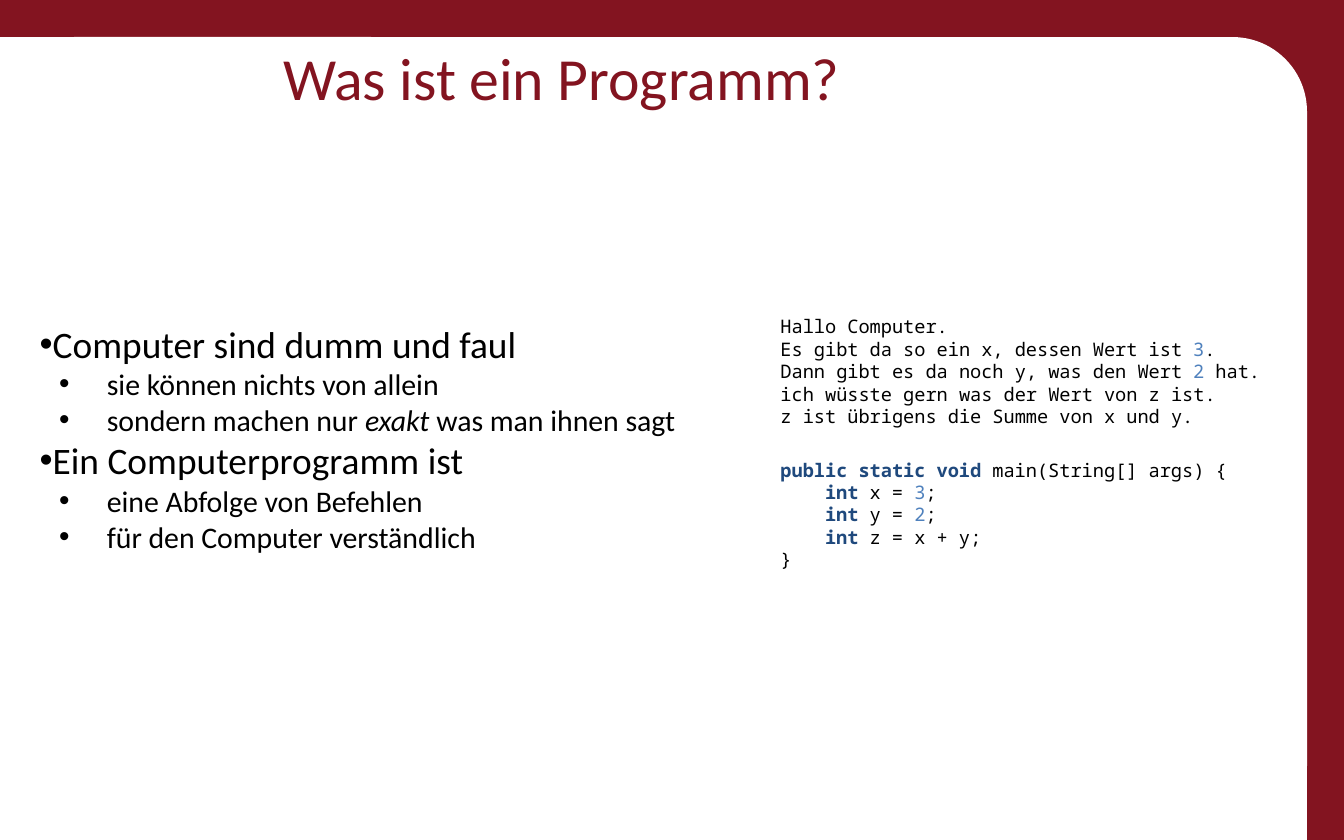
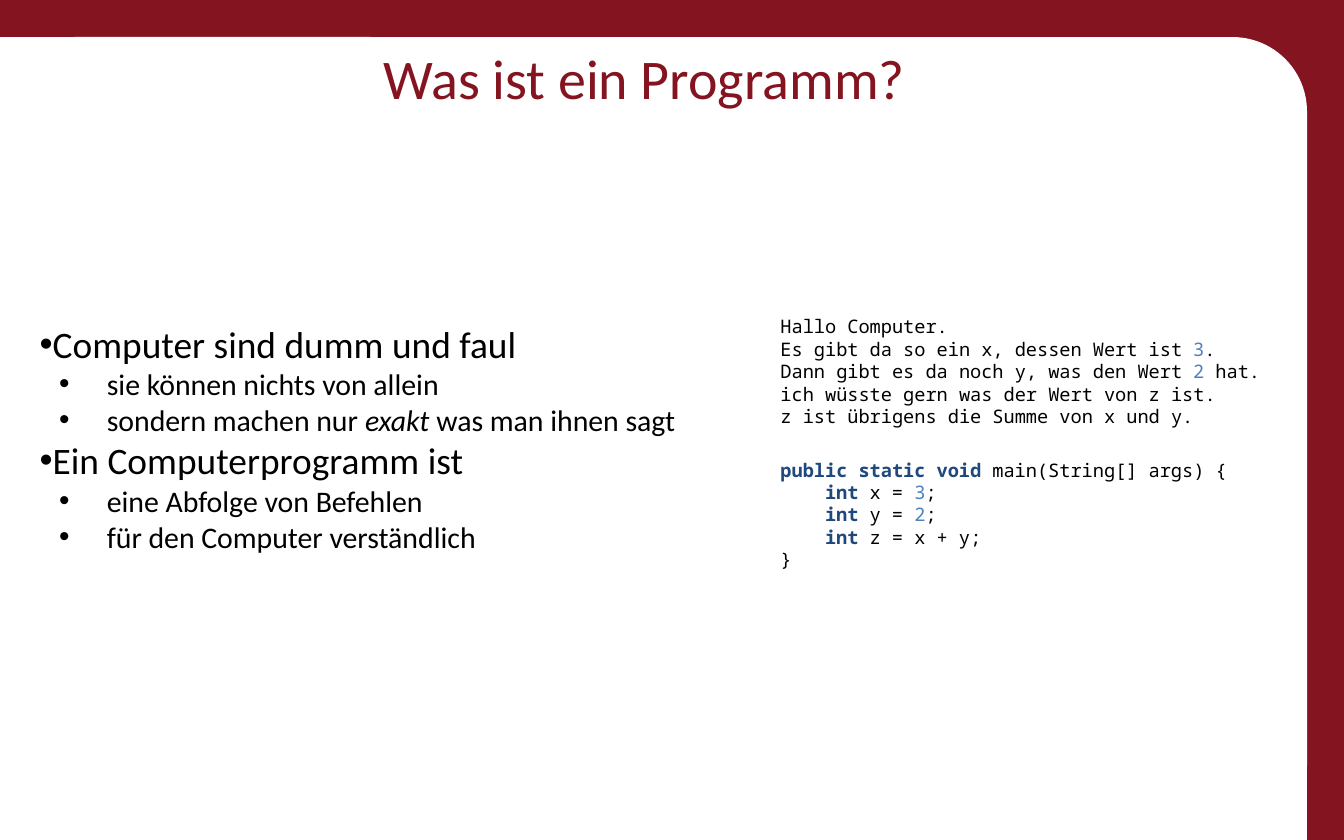
Before and after one commit to Roboscope/java-with-nao, a slide deck: slide 6 of Präsentationen/Anfänger - Java mit NAO.pptx. Drawn at 1344x840 pixels with LibreOffice and Linux fonts; fonts in the diff are those of the drawing; background and template pictures are left out. Boxes give left, top, right and bottom in pixels: in the first picture for what was removed or moved away, otherwise in the second. Text is boxed around its words. In the diff, an @@ line names an element or a change of style, - is before the commit and + after.

```diff
--- a/Präsentationen/Anfänger - Java mit NAO.pptx
+++ b/Präsentationen/Anfänger - Java mit NAO.pptx
@@ title "Was ist ein Programm?": place and size @@
-title "Was ist ein Programm?" at box(283, 59, 840, 111)
+title "Was ist ein Programm?" at box(384, 60, 905, 109)
@@ title "Was ist ein Programm?" at box(384, 60, 905, 109): size 32 to 30 pt @@
```
Also in this commit, not shown: 51 other slides changed, 2 other files.
